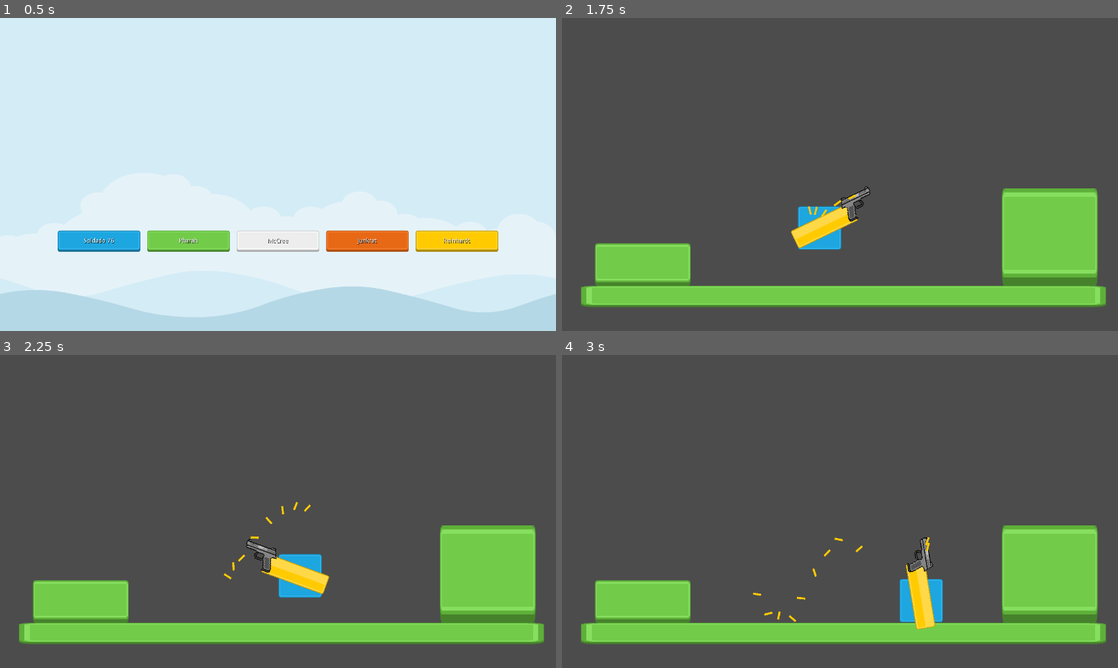
Above: before the commit, frames 1-4 (two rows, left to right).
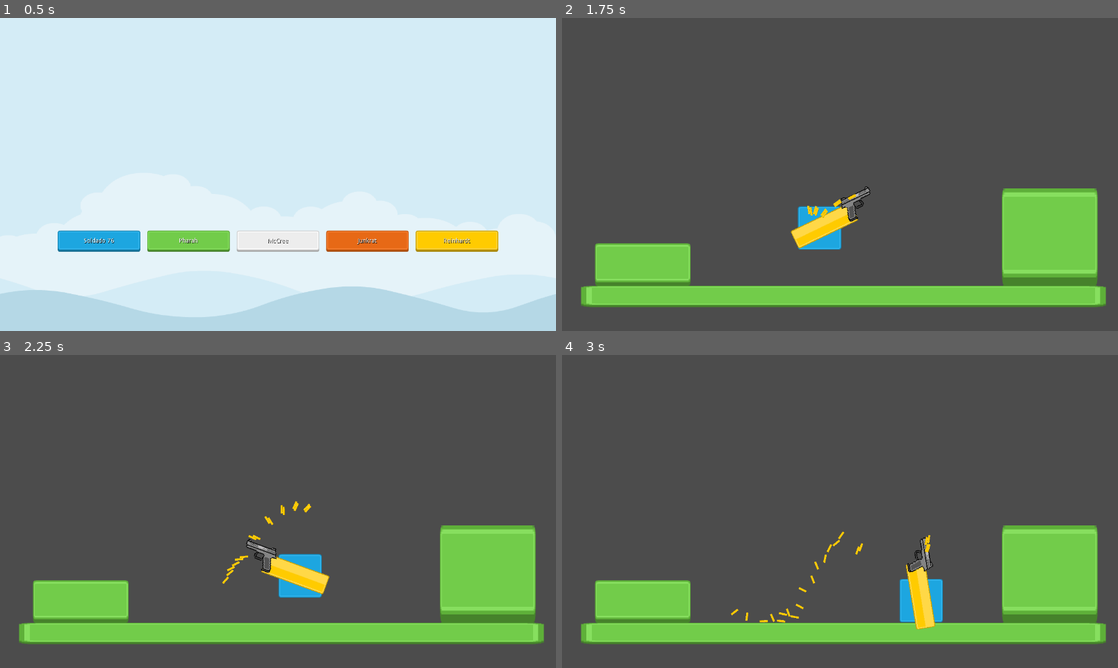
Above: after the commit, the same moments.

Repository: renanstn/godot-overwatch-2d-mechanics
Game: Godot game, scene res://Scenes/GUI/Menu.tscn
Same seed, same stepped clock (60 frames per second), same inputs: the game is played once before the commit and once after it.
Inputs (mouse positions are in pixels of both pictures, inside the frame that each line leads up to):
- Up to frame 1 (0.5 s): no input
- Up to frame 2 (1.75 s): click "Soldado 76" at 0.5 s; tap Enter at 1.25 s; move the mouse to (962, 158) at 1.27 s; press the mouse at (962, 158) at 1.28 s; hold D (right) from 1.28 s (still down); tap Space (jump) at 1.52 s
- Up to frame 3 (2.25 s): keep holding D (right); move the mouse to (166, 527) at 2.02 s; release the mouse at (166, 527) at 2.03 s; right-click (166, 527) at 2.1 s
- Up to frame 4 (3 s): tap Space (jump) at 2.27 s; click (728, 527) at 2.3 s; move the mouse to (895, 442) at 2.77 s; release D (right) at 2.78 s; press the mouse at (895, 442) at 2.78 s; hold A (left) from 2.78 s (still down)

Frame 1 is identical in both runs. In frame 2, less than 0.1% of the frame differs, in the area x 44-53%, y 56-64%; in frame 3, 0.2%; in frame 4, 0.3%, in the area x 30-67%, y 56-86%.

Commit message:
Tracer agora segura 2 armas

Diff:
--- a/src/Scenes/Characters/Tracer.tscn
+++ b/src/Scenes/Characters/Tracer.tscn
@@ -31,6 +31,7 @@
 texture = ExtResource( 4 )
 
 [node name="Gun" type="Position2D" parent="ArmPointingToMouse2D"]
+editor/display_folded = true
 position = Vector2( 87, 0 )
 
 [node name="WeaponRaycast" type="Node2D" parent="ArmPointingToMouse2D/Gun"]
@@ -43,7 +44,7 @@
 parent_node = NodePath("../../..")
 spread_rate = 0.3
 recoil_time = 0.1
-max_bullets = 40
+max_bullets = 20
 reload_time = 3.0
 eject_capsule = true
 auto_reload = true
@@ -59,3 +60,46 @@
 
 [node name="EjectCapsule" type="Position2D" parent="ArmPointingToMouse2D/Gun"]
 position = Vector2( 21.5663, -31.6892 )
+
+[node name="ArmPointingToMouse2D2" type="Node2D" parent="."]
+rotation = -0.0851311
+script = ExtResource( 3 )
+offset = 40.0
+
+[node name="Sprite" type="Sprite" parent="ArmPointingToMouse2D2"]
+position = Vector2( 12, 0 )
+scale = Vector2( 0.8, 1 )
+z_index = -1
+texture = ExtResource( 4 )
+
+[node name="Gun" type="Position2D" parent="ArmPointingToMouse2D2"]
+editor/display_folded = true
+position = Vector2( 87, 0 )
+
+[node name="WeaponRaycast" type="Node2D" parent="ArmPointingToMouse2D2/Gun"]
+script = ExtResource( 5 )
+hit_animation_scene = ExtResource( 6 )
+bullet_trail_scene = ExtResource( 7 )
+capsule_scene = ExtResource( 8 )
+fire_point_path = NodePath("../ShootPoint")
+capsule_ejector_path = NodePath("../EjectCapsule")
+parent_node = NodePath("../../..")
+spread_rate = 0.3
+recoil_time = 0.1
+max_bullets = 20
+reload_time = 3.0
+eject_capsule = true
+auto_reload = true
+
+[node name="Sprite" type="Sprite" parent="ArmPointingToMouse2D2/Gun"]
+position = Vector2( 13, 0 )
+scale = Vector2( 0.078, 0.078 )
+z_index = -1
+texture = ExtResource( 9 )
+flip_h = true
+
+[node name="ShootPoint" type="Position2D" parent="ArmPointingToMouse2D2/Gun"]
+position = Vector2( 55.0159, -30.8089 )
+
+[node name="EjectCapsule" type="Position2D" parent="ArmPointingToMouse2D2/Gun"]
+position = Vector2( 21.5663, -31.6892 )
--- a/src/Scripts/Nodes/ArmPointingToMouse2D.gd
+++ b/src/Scripts/Nodes/ArmPointingToMouse2D.gd
@@ -15,6 +15,9 @@
 """
 
 export var FIX_ROTATION : bool = true
+export(float) var offset = 0
+# TODO criar uma variação de ângulo para que fique perceptível
+# um outro braço segurando uma arma ao fundo do player
 
 func _process(delta):
 	look_to_mouse()
